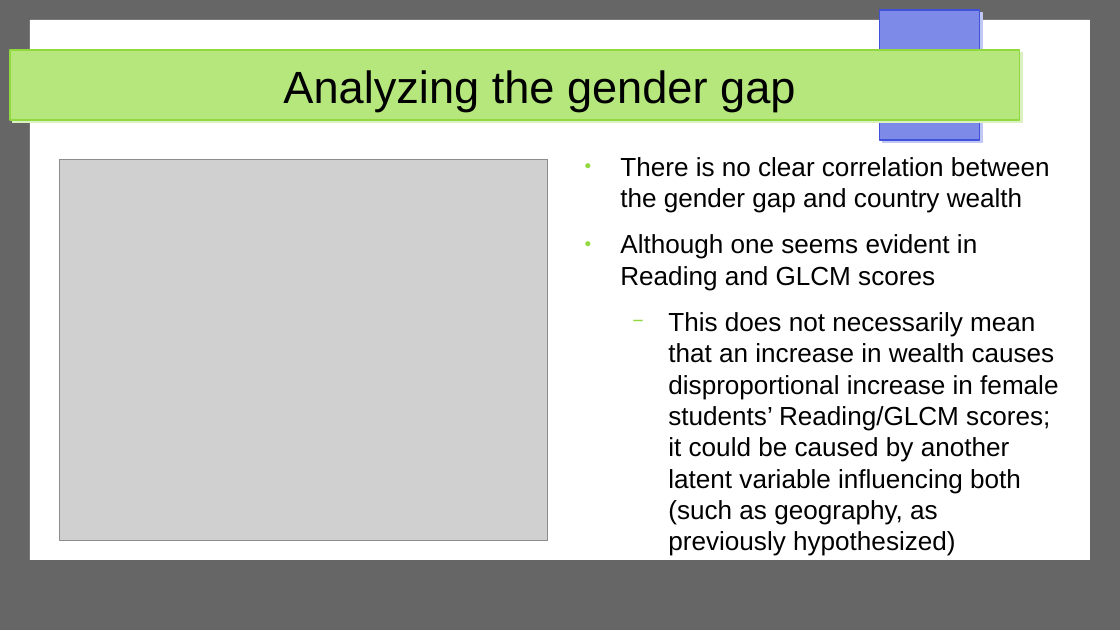
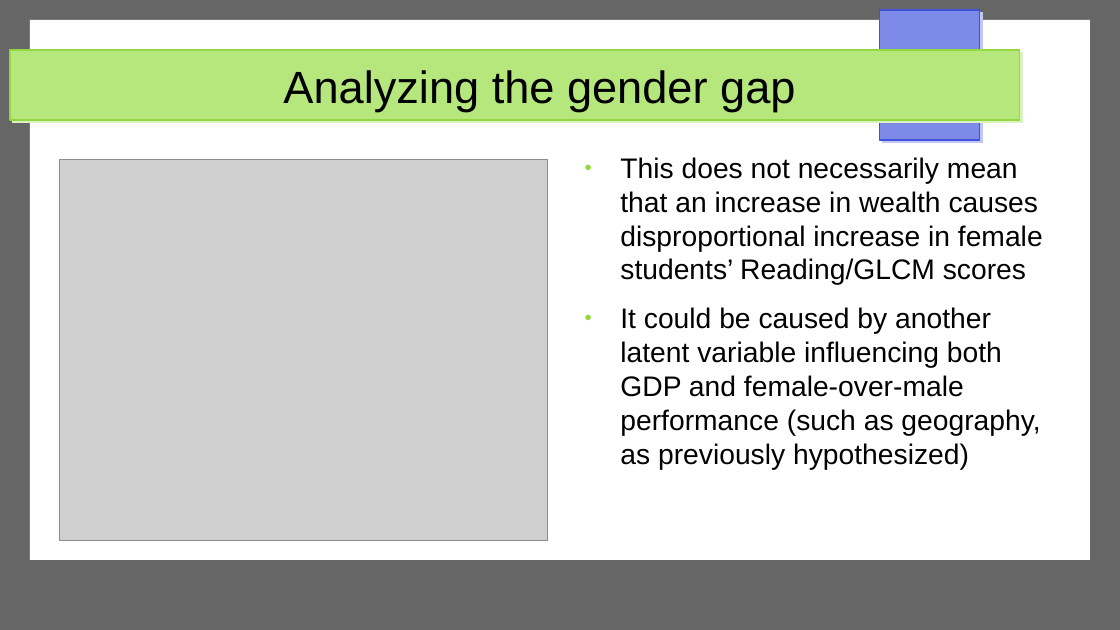
Before and after one commit to dimits-ts/visualization-assignments, a slide deck: slide 19 of presentation-static.odp (slide 16 before the commit). Drawn at 1120x630 pixels with LibreOffice and Linux fonts; fonts in the diff are those of the drawing; grey boxes stand for pictures. Boxes give left, top, right and bottom in pixels: in the first picture for what was removed or moved away, otherwise in the second. Text is boxed around its words. In the diff, an @@ line names an element or a change of style, - is before the commit and + after.

```diff
--- a/presentation-static.odp
+++ b/presentation-static.odp
@@ text at (620, 157, 1043, 470): text changed; size 18.5 to 20 pt @@
-● There is no clear correlation between the gender gap and country wealth
-● Although one seems evident in Reading and GLCM scores
-  − This does not necessarily mean that an increase in wealth causes disproportional increase in female students’ Reading/GLCM scores; it could be caused by another latent variable influencing both (such as geography, as previously hypothesized)
+● This does not necessarily mean that an increase in wealth causes disproportional increase in female students’ Reading/GLCM scores
+● It could be caused by another latent variable influencing both GDP and female-over-male performance (such as geography, as previously hypothesized)
```
Also in this commit, not shown: 4 other slides changed, 3 slides added.
